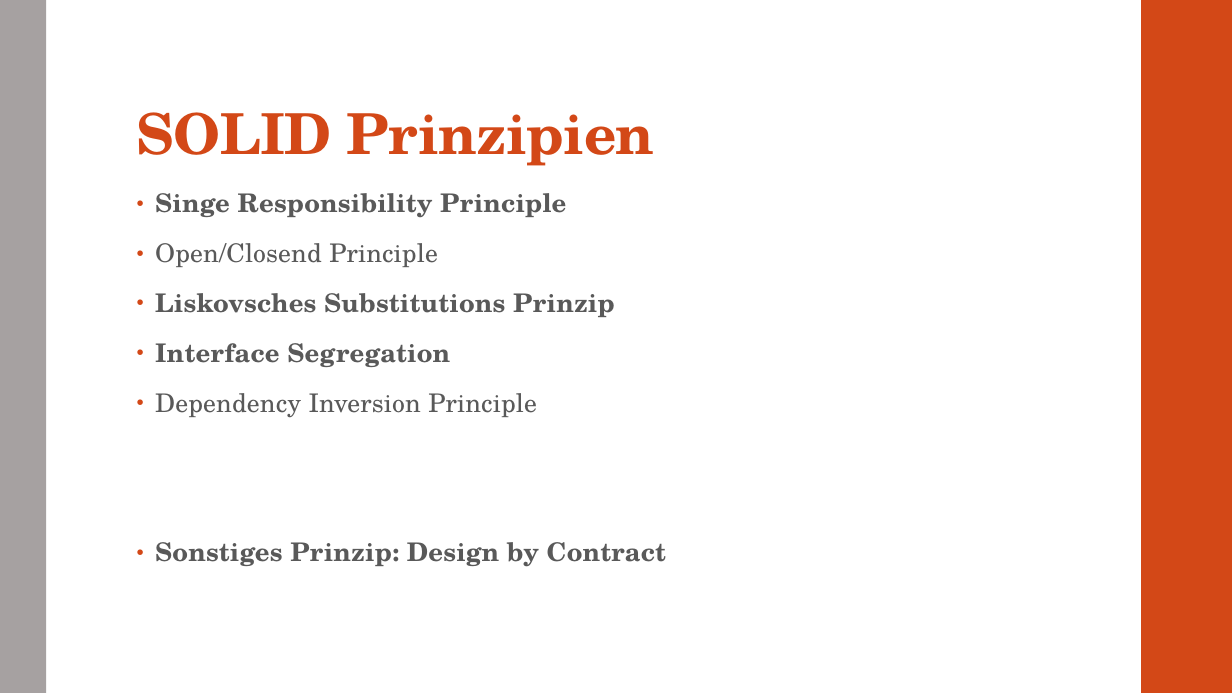
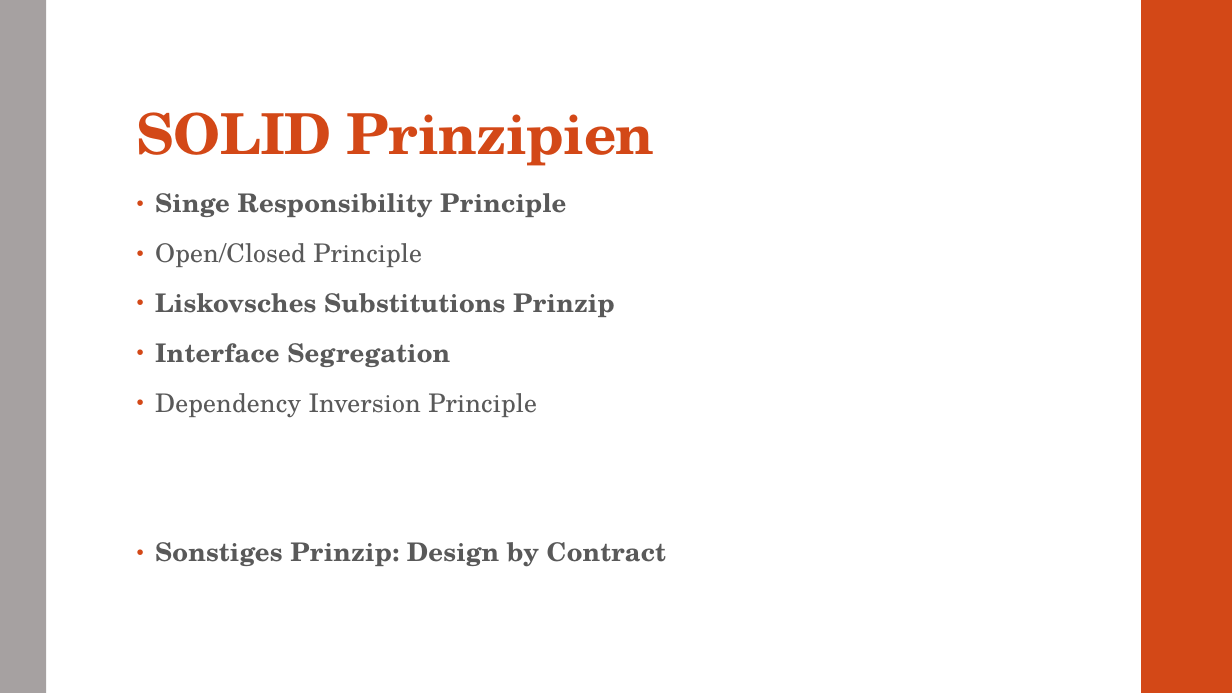
Before and after one commit to CodeIsJustLikeMagic/SE1Minutes, a slide deck: slide 6 of Projekt Diagramme/19 Präsentation und Demo.pptx. Drawn at 1232x693 pixels with LibreOffice and Linux fonts; fonts in the diff are those of the drawing. Boxes give left, top, right and bottom in pixels: in the first picture for what was removed or moved away, otherwise in the second. Text is boxed around its words. In the diff, an @@ line names an element or a change of style, - is before the commit and + after.

```diff
--- a/Projekt Diagramme/19 Präsentation und Demo.pptx
+++ b/Projekt Diagramme/19 Präsentation und Demo.pptx
@@ text at (x1=155, y1=243, x2=422, y2=267): text changed @@
-• Open/Closend Principle
+• Open/Closed Principle
```
